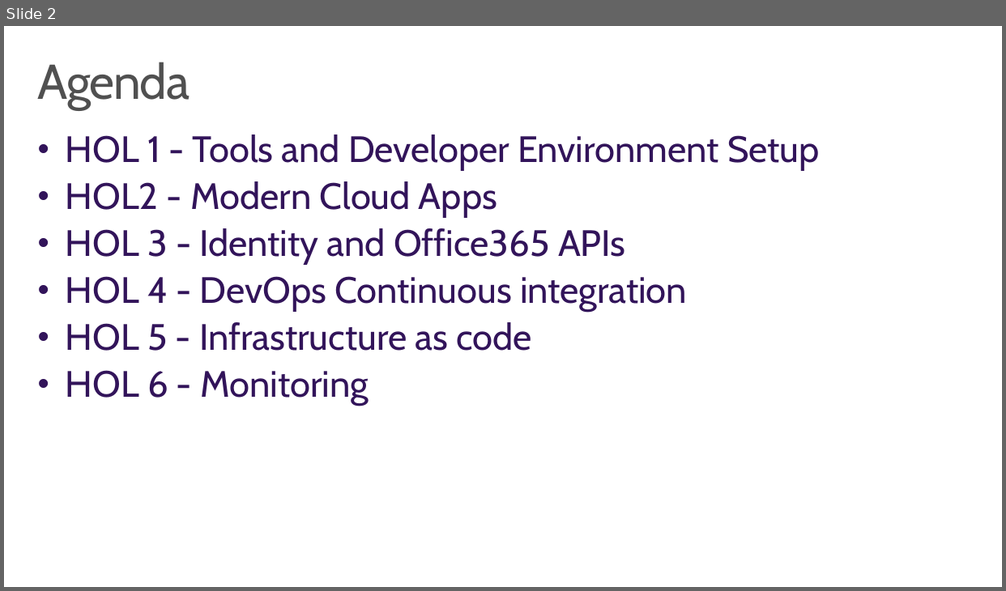
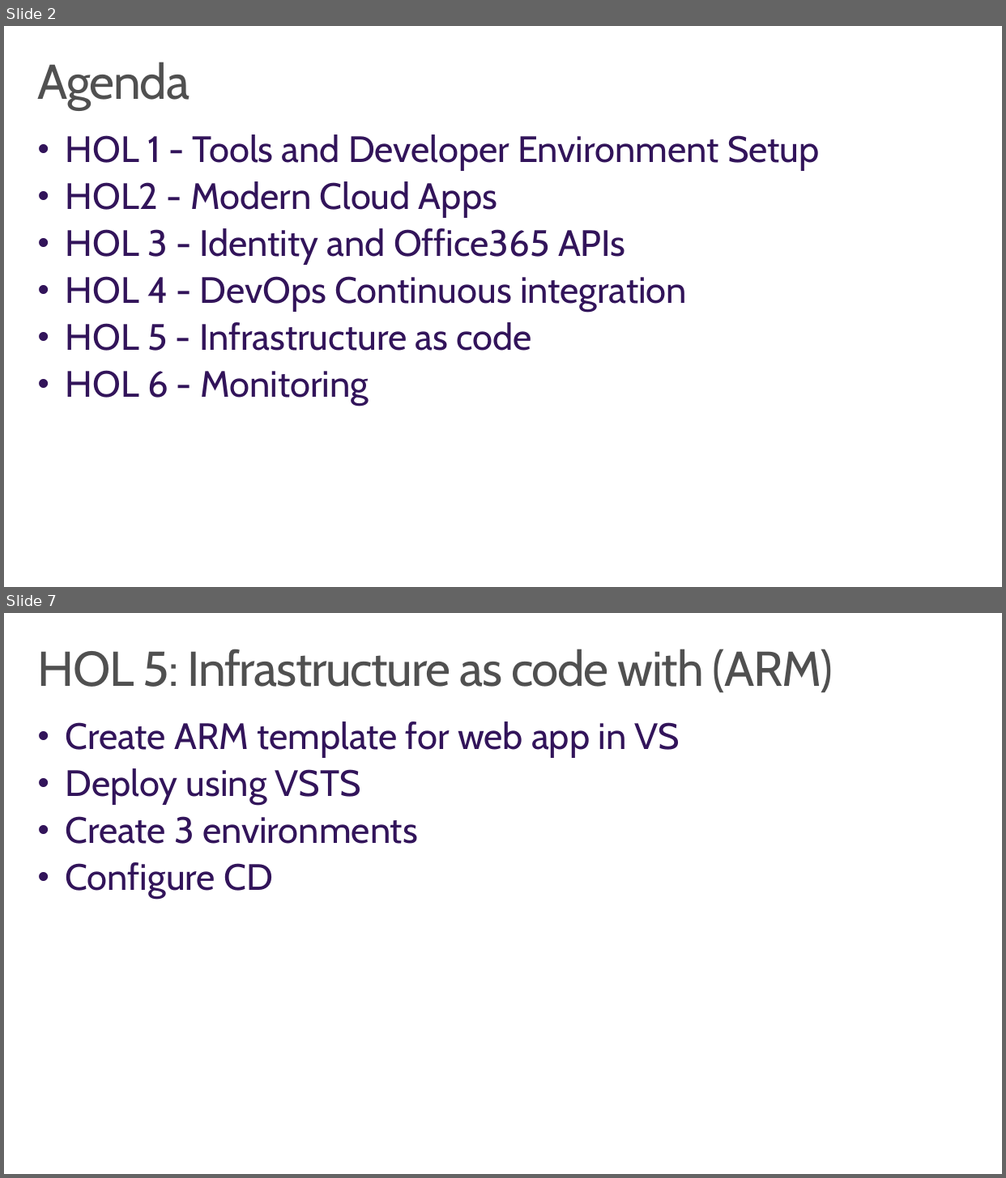
Before and after one commit to wely/DevCamp, a slide deck: Presentation/Module00-Hols.pptx. Shown one above the other, each under a label of ours: slide 2 before the commit, slides 2 and 7 after it; the slides between them are not shown. The pictures are 1006x591 and 1006x1178 pixels, drawn with LibreOffice and Linux fonts; fonts in the diff are those of the drawing; background and template pictures are left out. Boxes give left, top, right and bottom in pixels: in the first picture for what was removed or moved away, otherwise in the second. Text is boxed around its words. In the diff, an @@ line names an element or a change of style, - is before the commit and + after.

```diff
--- a/Presentation/Module00-Hols.pptx
+++ b/Presentation/Module00-Hols.pptx
@@ slide 7 added at box(4, 613, 1002, 1174), background #FFFFFF @@
@@ title added at box(38, 649, 833, 692), 48 pt, text #505050 @@
+HOL 5: Infrastructure as code with (ARM)
@@ text added at box(66, 722, 680, 891), 36 pt, text #32145A @@
+• Create ARM template for web app in VS
+• Deploy using VSTS
+• Create 3 environments
+• Configure CD
```
Also in this commit, not shown: 5 other slides added, 1 slide removed.
